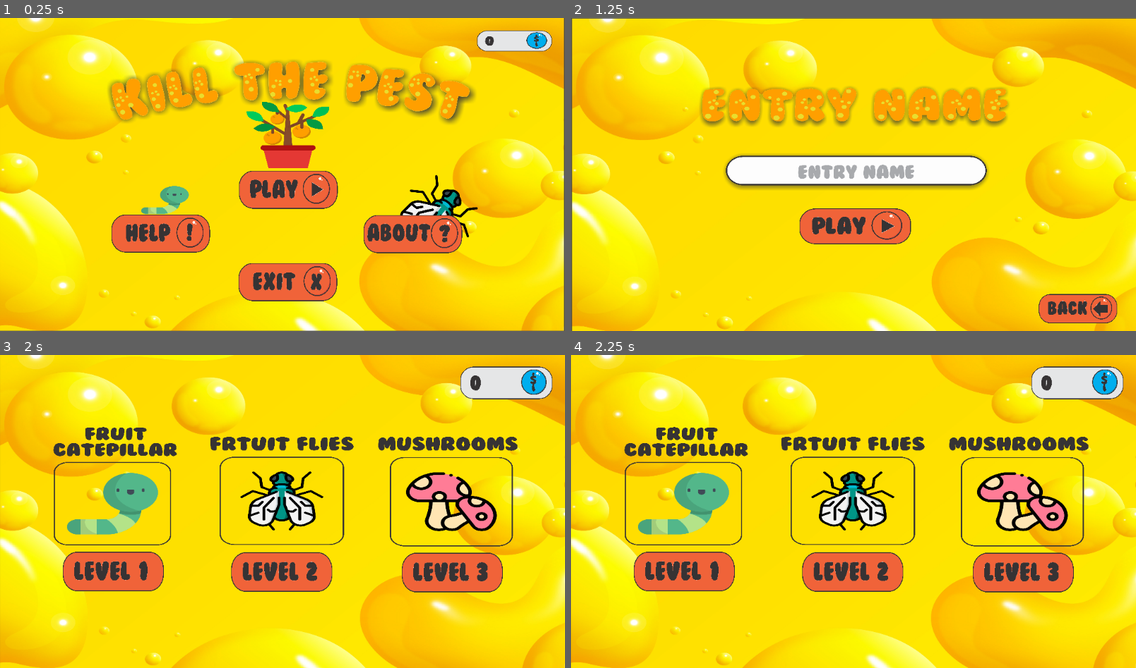
Above: before the commit, frames 1-4 (two rows, left to right).
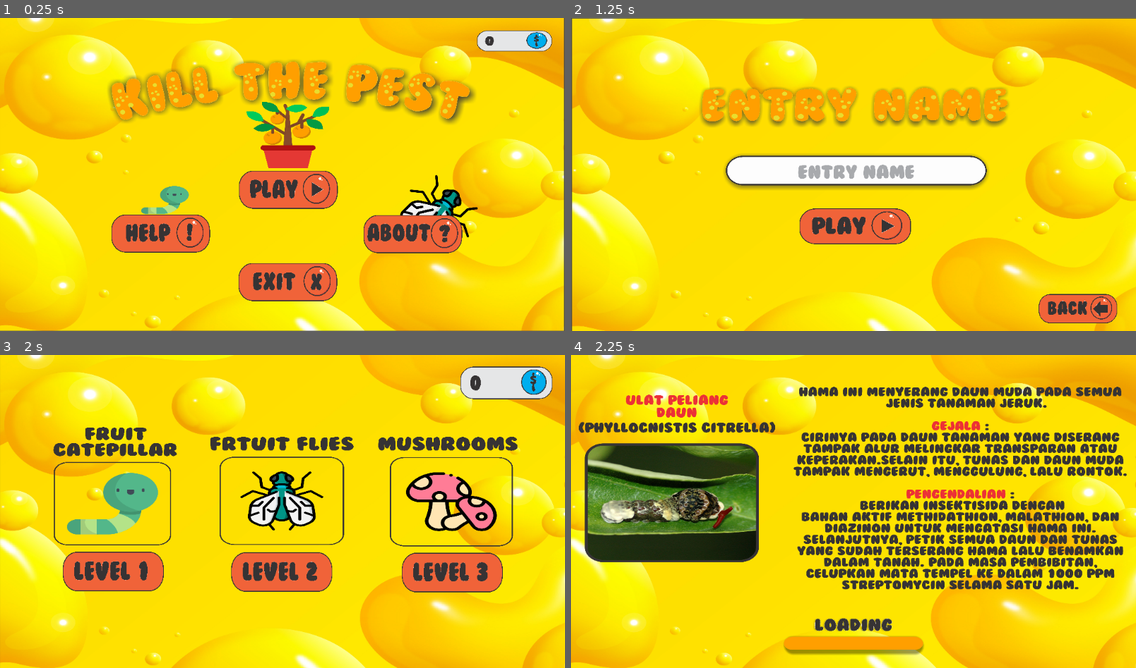
Above: after the commit, the same moments.

Repository: AryaRamadhan24/PPL
Game: Godot game, scene res://scene/Main Menu.tscn
The game is run twice, just before and just after one commit, with the same random seed, the same clock (stepped at 60 frames per second) and the same inputs.
Inputs (mouse positions are in pixels of both pictures, inside the frame that each line leads up to):
- Up to frame 1 (0.25 s): no input
- Up to frame 2 (1.25 s): click (859, 190) at 0.5 s
- Up to frame 3 (2 s): click (282, 564) at 1.25 s
- Up to frame 4 (2.25 s): click (684, 570) at 2 s

Frames 1-3 are identical in both runs. In frame 4, 38% of the frame differs, in the area x 1-99%, y 3-100%.

Commit message:
update

Diff:
--- /dev/null
+++ b/PPL_Kill The Pest/scene/EduUlat.tscn
@@ -0,0 +1,10 @@
+[gd_scene load_steps=2 format=2]
+
+[ext_resource path="res://element/increment 2/pploosssssaa.png" type="Texture" id=1]
+
+[node name="EduUlat" type="Node2D"]
+
+[node name="background" type="Sprite" parent="."]
+position = Vector2( 539.965, 300.051 )
+scale = Vector2( 0.307841, 0.241791 )
+texture = ExtResource( 1 )
--- /dev/null
+++ b/PPL_Kill The Pest/scene/Level 1.tscn
@@ -0,0 +1,107 @@
+[gd_scene load_steps=11 format=2]
+
+[ext_resource path="res://element/increment 2/pplossssssssssssssssssssssssssssss.png" type="Texture" id=1]
+[ext_resource path="res://element/increment 2/pplosssssssss.png" type="Texture" id=2]
+[ext_resource path="res://element/increment 2/pplossssssssssssssss.png" type="Texture" id=3]
+[ext_resource path="res://element/increment 2/pplosssssssssssssssssssssssssssssssssss.png" type="Texture" id=4]
+[ext_resource path="res://element/increment 2/pplosssssssssssssssssssssssssss.png" type="Texture" id=5]
+[ext_resource path="res://element/increment 2/pplossssss.png" type="Texture" id=6]
+[ext_resource path="res://element/point.png" type="Texture" id=7]
+[ext_resource path="res://element/increment 2/pploso.png" type="Texture" id=8]
+[ext_resource path="res://element/increment 2/pploosssssaa.png" type="Texture" id=9]
+
+[sub_resource type="RectangleShape2D" id=1]
+extents = Vector2( 18557.7, 6121.91 )
+
+[node name="Level 1" type="Node2D"]
+
+[node name="background" type="Sprite" parent="."]
+position = Vector2( 541.269, 303.202 )
+scale = Vector2( 0.30699, 0.238924 )
+texture = ExtResource( 1 )
+
+[node name="tanah" type="Sprite" parent="."]
+position = Vector2( 540.497, 522.538 )
+scale = Vector2( 0.307625, 0.22024 )
+texture = ExtResource( 6 )
+
+[node name="StaticBody2D" type="StaticBody2D" parent="tanah"]
+position = Vector2( -27.3066, 30.8574 )
+scale = Vector2( 0.308, 0.218 )
+
+[node name="CollisionShape2D" type="CollisionShape2D" parent="tanah/StaticBody2D"]
+position = Vector2( 76.9873, 16.6094 )
+scale = Vector2( 0.308, 0.218 )
+shape = SubResource( 1 )
+one_way_collision_margin = 0.0
+
+[node name="awan3" type="Sprite" parent="."]
+position = Vector2( 936.442, 167.356 )
+scale = Vector2( 0.0796978, 0.0924689 )
+texture = ExtResource( 2 )
+
+[node name="awan4" type="Sprite" parent="."]
+position = Vector2( 60.6678, 301.527 )
+scale = Vector2( 0.052099, 0.0403652 )
+texture = ExtResource( 3 )
+
+[node name="awan2" type="Sprite" parent="."]
+position = Vector2( 408.344, 345.113 )
+scale = Vector2( 0.0313766, 0.0249096 )
+texture = ExtResource( 3 )
+
+[node name="pohon1" type="Sprite" parent="."]
+position = Vector2( 335.868, 248.172 )
+scale = Vector2( 0.126824, 0.144597 )
+texture = ExtResource( 5 )
+offset = Vector2( -1462.34, 403.694 )
+
+[node name="pohon5" type="Sprite" parent="."]
+position = Vector2( 1159.94, 246.284 )
+scale = Vector2( 0.126824, 0.144597 )
+texture = ExtResource( 5 )
+offset = Vector2( -1462.34, 403.694 )
+
+[node name="pohon2" type="Sprite" parent="."]
+position = Vector2( 359.069, 380.879 )
+scale = Vector2( 0.0712249, 0.0709452 )
+texture = ExtResource( 5 )
+
+[node name="pohon3" type="Sprite" parent="."]
+position = Vector2( 569.9, 304.402 )
+scale = Vector2( 0.130429, 0.149483 )
+texture = ExtResource( 5 )
+
+[node name="pohon4" type="Sprite" parent="."]
+position = Vector2( 748.897, 402.604 )
+scale = Vector2( 0.0512967, 0.051017 )
+texture = ExtResource( 5 )
+
+[node name="awan" type="Sprite" parent="."]
+position = Vector2( 256.86, 94.8185 )
+scale = Vector2( 0.0796978, 0.0924689 )
+texture = ExtResource( 2 )
+
+[node name="pause" type="Sprite" parent="."]
+position = Vector2( 556.607, 34.6105 )
+scale = Vector2( 0.0631303, 0.0498583 )
+texture = ExtResource( 4 )
+
+[node name="point" type="Sprite" parent="."]
+position = Vector2( 996.751, 32.0162 )
+scale = Vector2( 0.0393197, 0.0400874 )
+texture = ExtResource( 7 )
+
+[node name="orang" type="Sprite" parent="."]
+position = Vector2( 227.62, 391.318 )
+scale = Vector2( 0.0916916, 0.0569959 )
+texture = ExtResource( 8 )
+
+[node name="KinematicBody2D" type="KinematicBody2D" parent="orang"]
+position = Vector2( 10.4863, 330.473 )
+scale = Vector2( 3.3585, 3.82488 )
+
+[node name="edukasi" type="Sprite" parent="."]
+position = Vector2( 539.829, 294.555 )
+scale = Vector2( 0.307896, 0.240433 )
+texture = ExtResource( 9 )
--- a/PPL_Kill The Pest/scene/Level Menu.tscn
+++ b/PPL_Kill The Pest/scene/Level Menu.tscn
@@ -8,8 +8,10 @@
 [ext_resource path="res://element/level 1.png" type="Texture" id=6]
 [ext_resource path="res://element/level 3.png" type="Texture" id=7]
 [ext_resource path="res://element/point.png" type="Texture" id=8]
+[ext_resource path="res://script/Level Menu.gd" type="Script" id=9]
 
 [node name="Level Menu" type="Node2D"]
+script = ExtResource( 9 )
 
 [node name="Background" type="Sprite" parent="."]
 position = Vector2( 540.156, 299.981 )
@@ -72,3 +74,4 @@
 __meta__ = {
 "_edit_use_anchors_": false
 }
+[connection signal="pressed" from="Level 1" to="." method="_on_Level_1_pressed"]
--- /dev/null
+++ b/PPL_Kill The Pest/script/Level Menu.gd
@@ -0,0 +1,22 @@
+extends Node2D
+
+
+# Declare member variables here. Examples:
+# var a = 2
+# var b = "text"
+
+
+# Called when the node enters the scene tree for the first time.
+func _ready():
+	pass # Replace with function body.
+
+
+# Called every frame. 'delta' is the elapsed time since the previous frame.
+#func _process(delta):
+#	pass
+
+
+func _on_Level_1_pressed():
+	get_tree().change_scene("res://scene/EduUlat.tscn")
+
+	pass # Replace with function body.
Binary file added: PPL_Kill The Pest/element/increment 2/orange-tree.png
Not shown, added: PPL_Kill The Pest/element/increment 2/orange-tree.png.import
Binary file added: PPL_Kill The Pest/element/increment 2/ppl.png
Not shown, added: PPL_Kill The Pest/element/increment 2/ppl.png.import
Binary file added: PPL_Kill The Pest/element/increment 2/pplios.png
Not shown, added: PPL_Kill The Pest/element/increment 2/pplios.png.import
Binary file added: PPL_Kill The Pest/element/increment 2/pplioss.png
Not shown, added: PPL_Kill The Pest/element/increment 2/pplioss.png.import
Binary file added: PPL_Kill The Pest/element/increment 2/ppliosss.png
Not shown, added: PPL_Kill The Pest/element/increment 2/ppliosss.png.import
Binary file added: PPL_Kill The Pest/element/increment 2/pploosss.png
Not shown, added: PPL_Kill The Pest/element/increment 2/pploosss.png.import
(and 58 more such lines)
